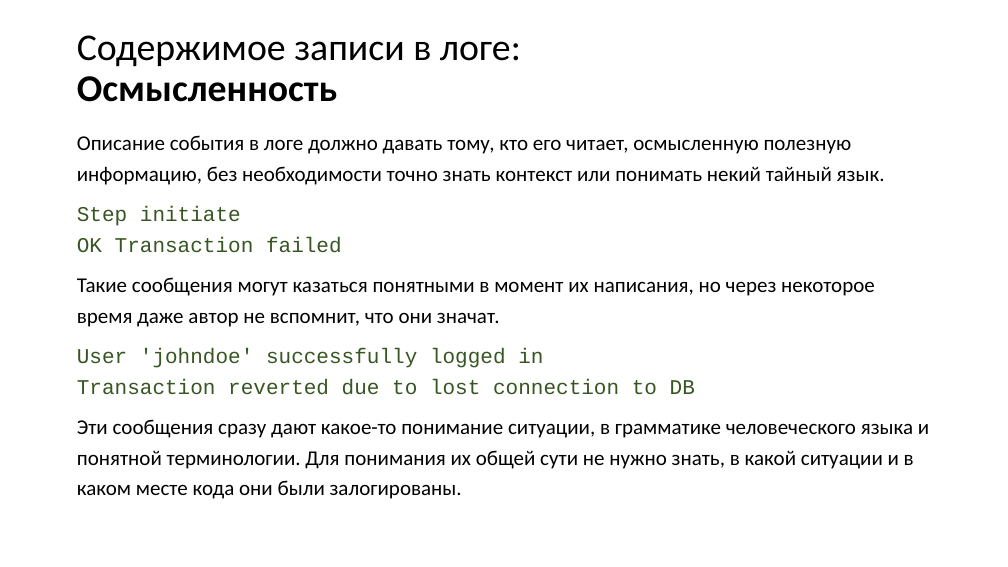
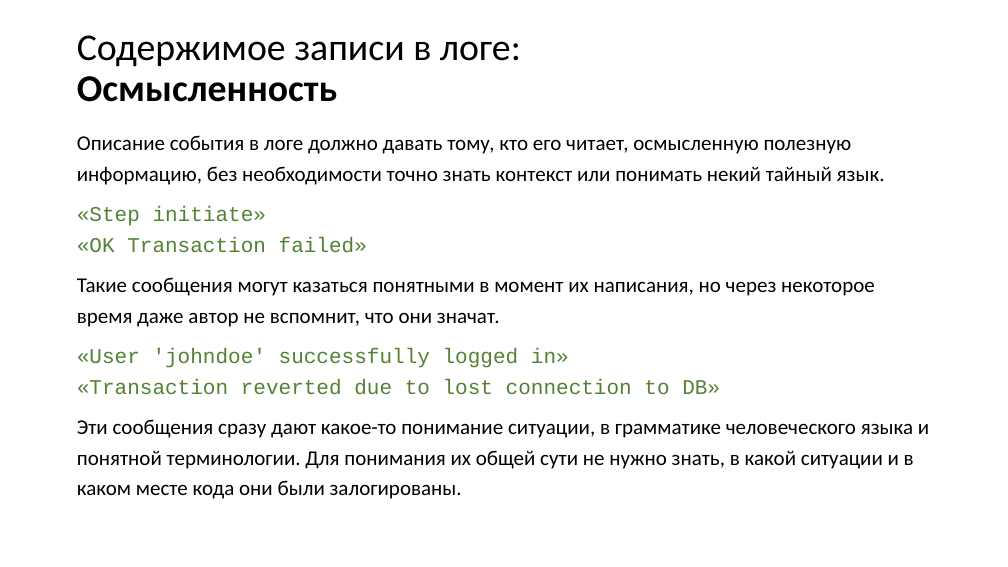
Before and after one commit to xtrueman/prog_instruments, a slide deck: slide 5 of presentations/Logging.pptx. Drawn at 1008x567 pixels with LibreOffice and Linux fonts; fonts in the diff are those of the drawing. Boxes give left, top, right and bottom in pixels: in the first picture for what was removed or moved away, otherwise in the second. Text is boxed around its words. In the diff, an @@ line names an element or a change of style, - is before the commit and + after.

```diff
--- a/presentations/Logging.pptx
+++ b/presentations/Logging.pptx
@@ text at box(77, 206, 367, 253): text changed; text colour #385723 to #548235 @@
-Step initiate
-OK Transaction failed
+«Step initiate»
+«OK Transaction failed»
@@ text at box(77, 348, 720, 395): text changed; text colour #385723 to #548235 @@
-User 'johndoe' successfully logged in
-Transaction reverted due to lost connection to DB
+«User 'johndoe' successfully logged in»
+«Transaction reverted due to lost connection to DB»
```
Also in this commit, not shown: 21 other slides changed, 2 other files.
